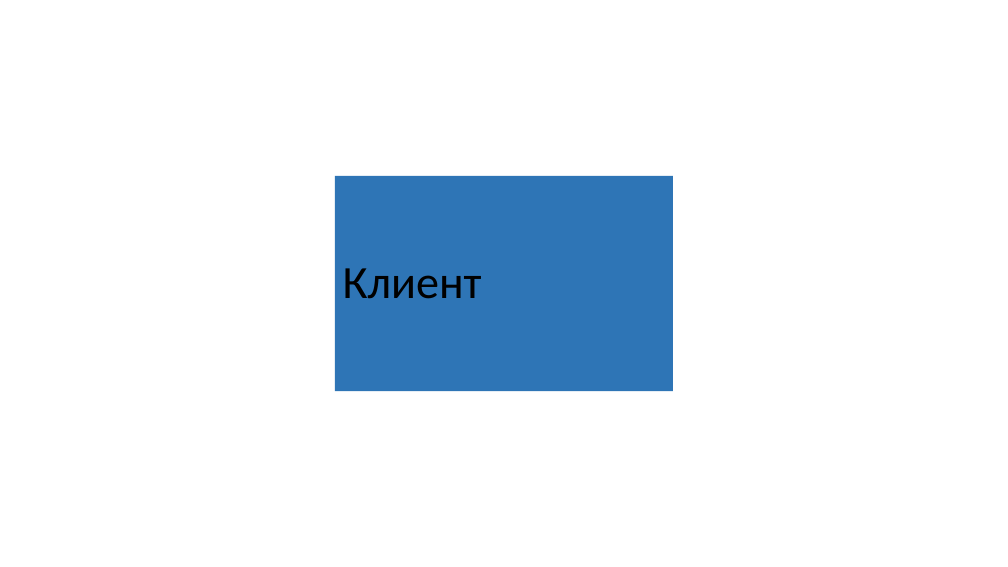
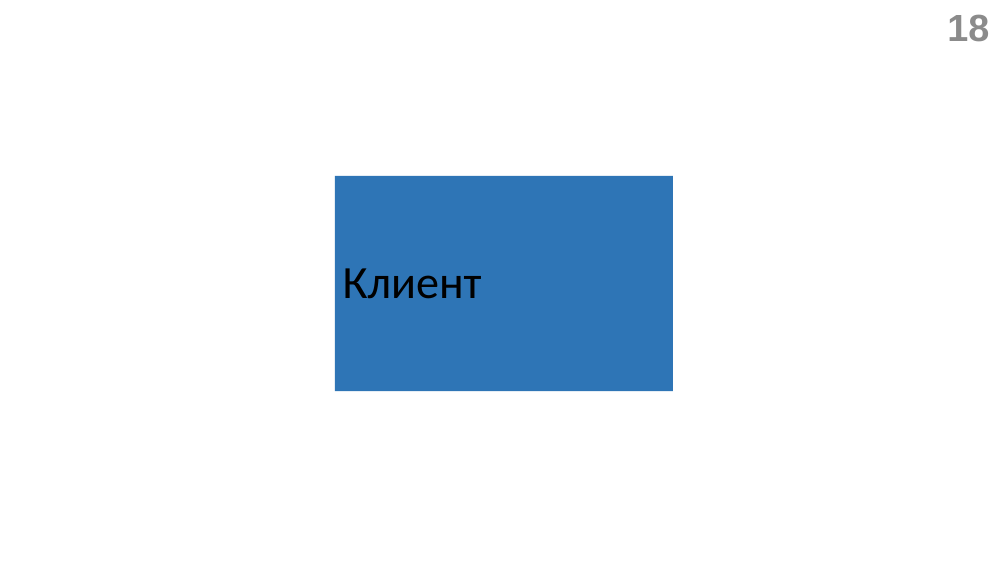
Before and after one commit to gromov-nikita/diplomHUB, a slide deck: slide 18 of diplom v2.0/doc/Презентация.pptx. Drawn at 1008x567 pixels with LibreOffice and Linux fonts; fonts in the diff are those of the drawing. Boxes give left, top, right and bottom in pixels: in the first picture for what was removed or moved away, otherwise in the second. Text is boxed around its words. In the diff, an @@ line names an element or a change of style, - is before the commit and + after.

```diff
--- a/diplom v2.0/doc/Презентация.pptx
+++ b/diplom v2.0/doc/Презентация.pptx
@@ page number added at (x1=947, y1=14, x2=989, y2=42), 36 pt, text #8C8C8C, bold @@
+18
```
Also in this commit, not shown: 19 other slides changed, 1 other file.
